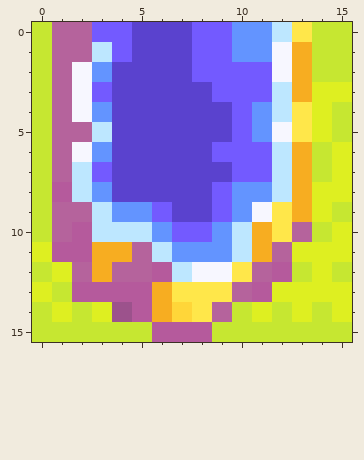
One commit to this pixel-art sprite: APCSFinalProject/data/tiles/water_18.png. The first picture shows the starting point.
The file is 16x16 pixels.
The result:
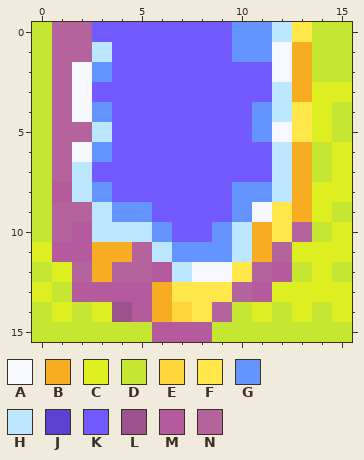
Palette (. is transparent): A #f7f7ff  B #f7ad21  C #deef21  D #c6e731  E #ffd639  F #ffe74a  G #6394ff  H #bde7ff  J #5a42ce  K #735aff  L #9c528c  M #b55a9c  N #b5639c
The edit:
@@ x 2..11 @@
- 0 NKKJJJKKGG
- 1 NHKJJJKKGG
- 2 AGJJJJKKKK
- 3 AKJJJJJKKK
- 4 AGJJJJJJKG
- 5 NHJJJJJJKG
- 6 AGJJJJJKKK
- 7 HKJJJJJJKK
- 8 HGJJJJJKGG
- 9 NHGGKJJKGA
+ 0 NKKKKKKKGG
+ 1 NHKKKKKKGG
+ 2 AGKKKKKKKK
+ 3 AKKKKKKKKK
+ 4 AGKKKKKKKG
+ 5 NHKKKKKKKG
+ 6 AGKKKKKKKK
+ 7 HKKKKKKKKK
+ 8 HGKKKKKKGG
+ 9 NHGGKKKKGA
 10 MHHHGKKGHB
